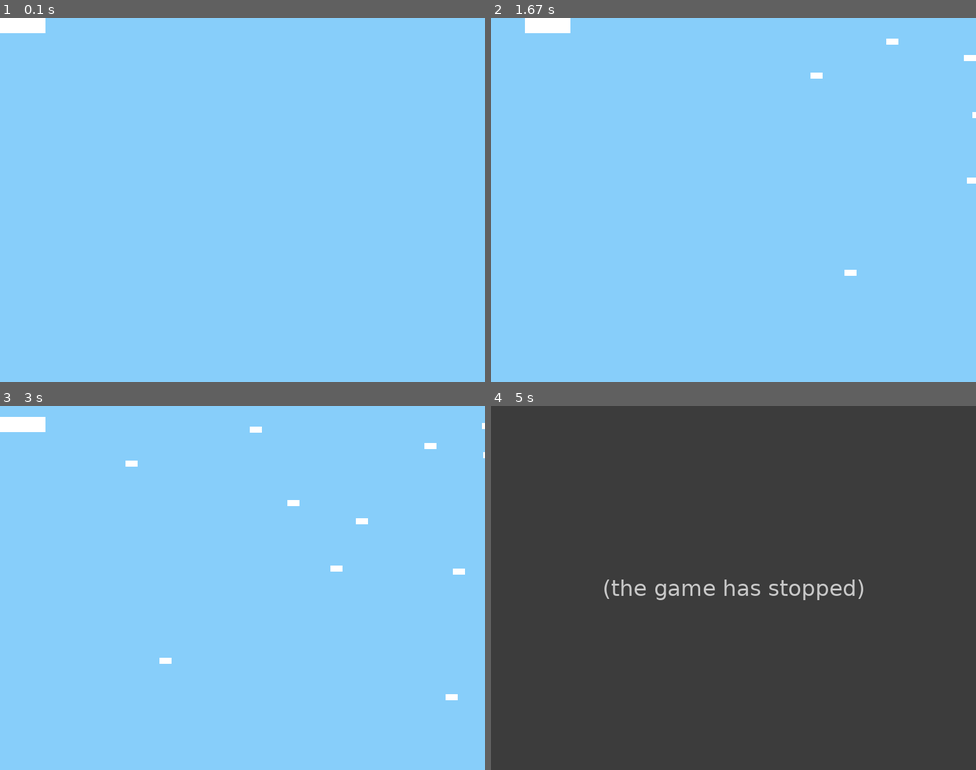
Above: before the commit, frames 1-4 (two rows, left to right).
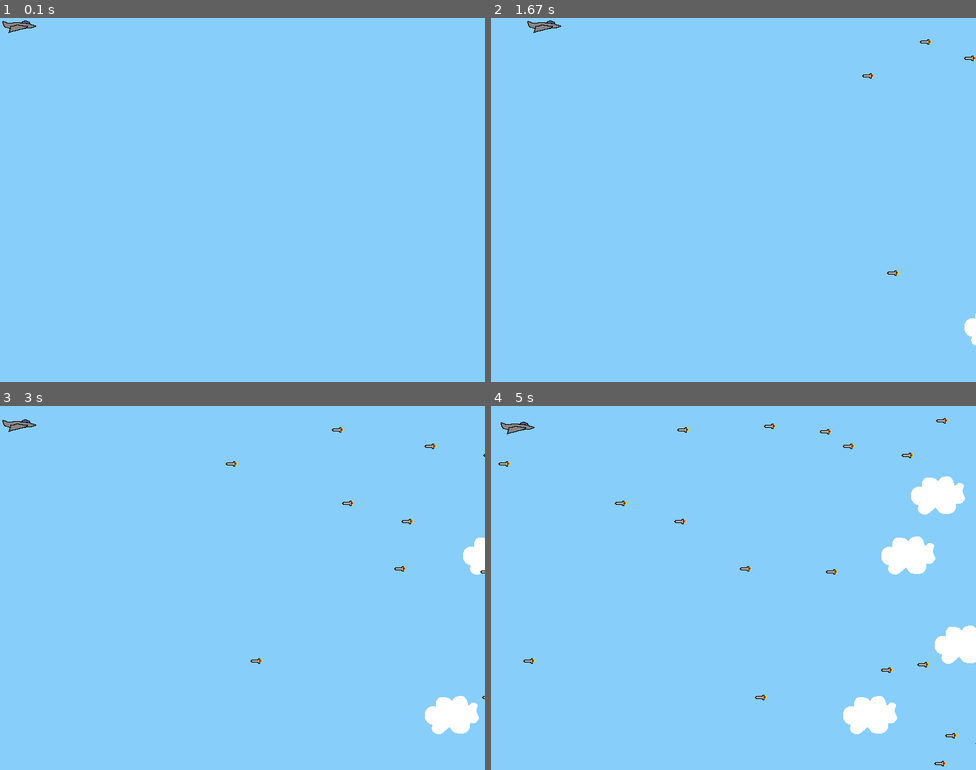
Above: after the commit, the same moments.

Repository: rychtaradam/PyGame
Game: pygame game, started from PyGame/game.py
Two runs of this game, one before a commit and one after it. Both use one fixed random seed, a clock stepped at 60 frames per second and the inputs below.
Inputs:
- Up to frame 1 (0.1 s): no input
- Up to frame 2 (1.67 s): hold Right 0.33-0.8 s; hold Up 0.83-1.13 s; hold Right 1.17-1.63 s
- Up to frame 3 (3 s): hold Left 1.67-2.2 s; hold Down 2.23-2.53 s; hold Left 2.57-2.97 s
- Up to frame 4 (5 s): hold Up 3-3.37 s; hold Right 3.4-4.03 s; hold Down 4.07-4.43 s; hold Left 4.47-4.93 s; hold Right from 4.97 s (still down)

The runs differ from the first frame. In frame 1, 0.4% of the frame differs, in the area x 0-10%, y 0-5%; in frame 2, 0.8%; in frame 3, 2.1%; in frame 4, 100%, in the area x 0-100%, y 0-100%.
Before the commit the program exited at 4.77 s; later frames show no game.

Commit message:
Merged codes

Diff:
--- a/PyGame/game.py
+++ b/PyGame/game.py
@@ -20,8 +20,8 @@
 class Player(pygame.sprite.Sprite):
     def __init__(self):
         super(Player, self).__init__()
-        self.surf = pygame.Surface((75, 25))
-        self.surf.fill((255, 255, 255))
+        self.surf = pygame.image.load("images/jet.png").convert()
+        self.surf.set_colorkey((255, 255, 255), RLEACCEL)
         self.rect = self.surf.get_rect()
 
     def update(self, pressed_keys):
@@ -47,15 +47,15 @@
 class Enemy(pygame.sprite.Sprite):
     def __init__(self):
         super(Enemy, self).__init__()
-        self.surf = pygame.Surface((20, 10))
-        self.surf.fill((255, 255, 255))
+        self.surf = pygame.image.load("images/missile.png").convert()
+        self.surf.set_colorkey((255, 255, 255), RLEACCEL)
         self.rect = self.surf.get_rect(
             center=(
                 random.randint(SCREEN_WIDTH + 20, SCREEN_WIDTH + 100),
                 random.randint(0, SCREEN_HEIGHT)
             )
         )
-        self.speed = random.randint(1, 5)
+        self.speed = random.randint(1, 3)
 
     def update(self):
         self.rect.move_ip(-self.speed, 0)
@@ -74,10 +74,12 @@
                 random.randint(0, SCREEN_HEIGHT)
             )
         )
-        def update(self):
-            self.rect.move_ip(-5, 0)
-            if self.rect.right < 0:
-                self.kill()
+
+    def update(self):
+        self.rect.move_ip(-1, 0)
+        if self.rect.right < 0:
+            self.kill()
+
 
 pygame.init()
 
